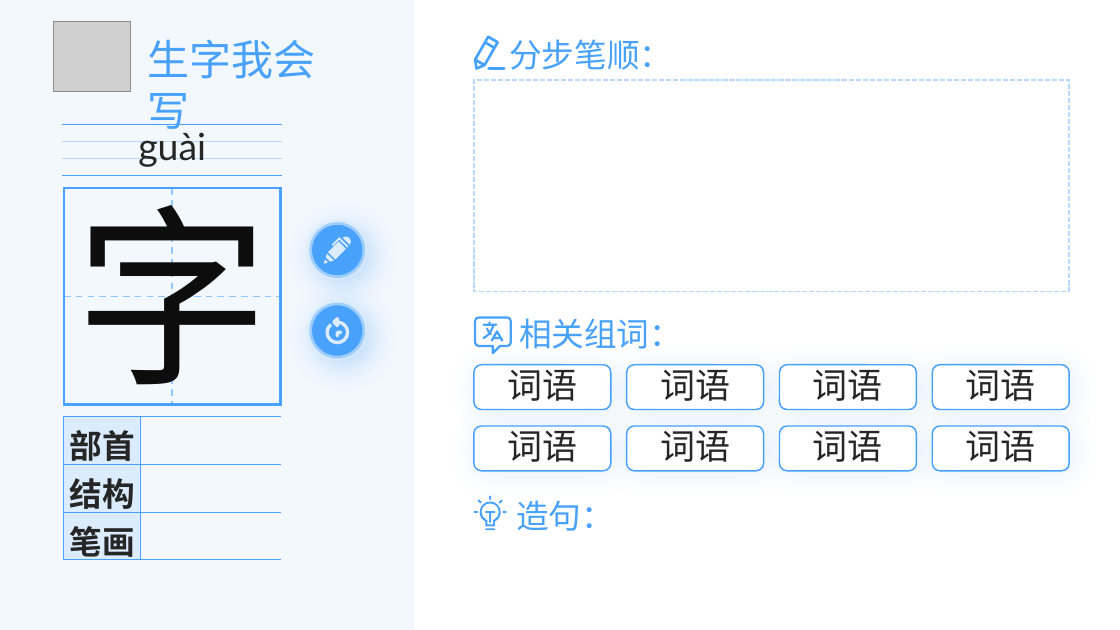
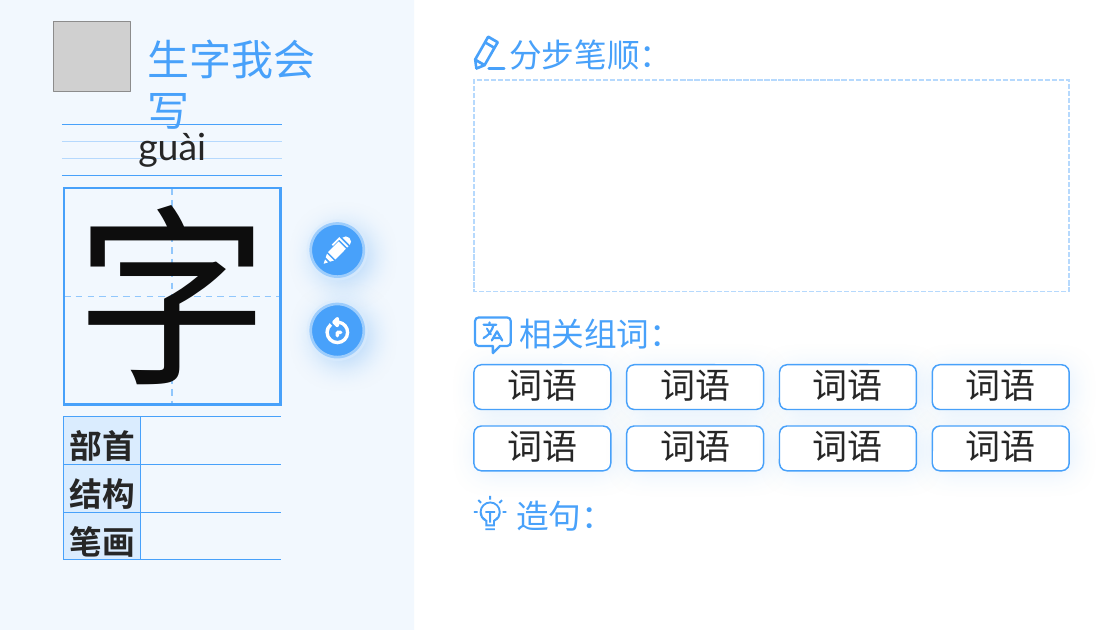
Before and after one commit to Andykjb6/Quick-Rubik-Cube-PPT-Plugin, a slide deck: slide 1 of Resources/生字教学.pptx. Drawn at 1120x630 pixels with LibreOffice and Linux fonts; fonts in the diff are those of the drawing; grey boxes stand for pictures; background and template pictures are left out. Boxes give left, top, right and bottom in pixels: in the first picture for what was removed or moved away, otherwise in the second. Text is boxed around its words. In the diff, an @@ line names an element or a change of style, - is before the commit and + after.

Commit message:
#优化模板布局

```diff
--- a/Resources/生字教学.pptx
+++ b/Resources/生字教学.pptx
@@ freeform shape at <box>323,236,351,264</box>: fill #DAECFE to #FFFFFF @@
@@ freeform shape at <box>326,316,349,344</box>: fill #DAECFE to #FFFFFF @@
```
